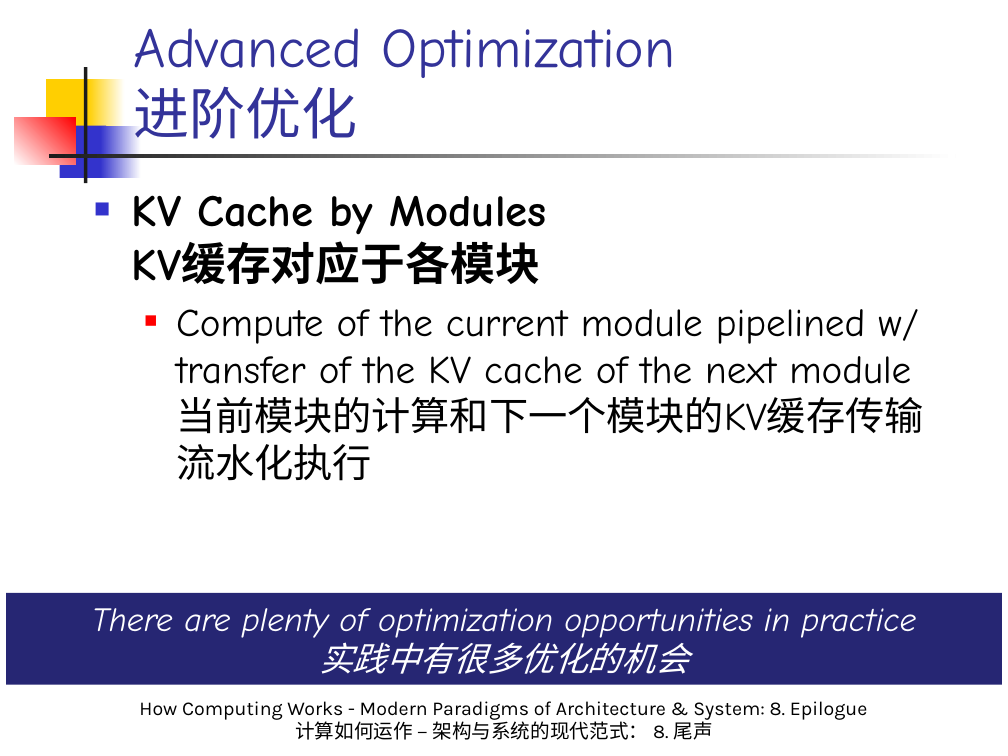
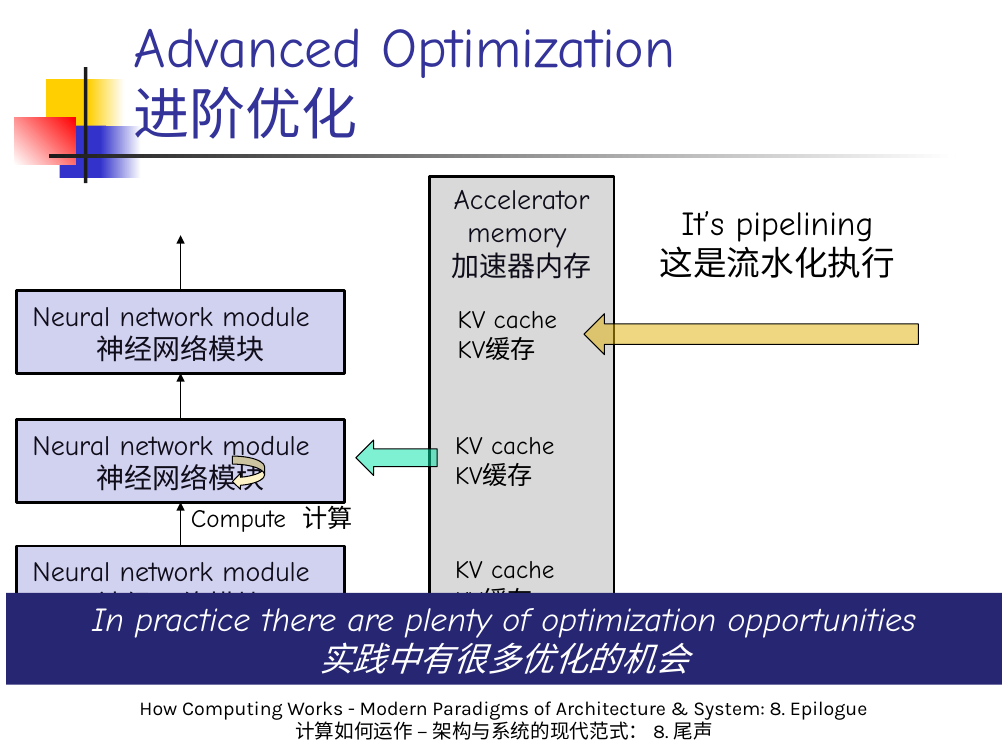
Before and after one commit to licongintel/courseMaterial, a slide deck: slide 41 of HCWMPA&S/Slides/8. Epilogue.pptx (slide 38 before the commit). Drawn at 1008x756 pixels with LibreOffice and Linux fonts; fonts in the diff are those of the drawing. Boxes give left, top, right and bottom in pixels: in the first picture for what was removed or moved away, otherwise in the second. Text is boxed around its words. In the diff, an @@ line names an element or a change of style, - is before the commit and + after.

```diff
--- a/HCWMPA&S/Slides/8. Epilogue.pptx
+++ b/HCWMPA&S/Slides/8. Epilogue.pptx
@@ rectangle added at box(429, 176, 614, 647), fill #D9D9D9, outline #000000 2 pt, 20 pt, text #100D1A @@
+Accelerator memory
+加速器内存
@@ text removed at box(132, 195, 924, 434) @@
-■ KV Cache by Modules
-  KV缓存对应于各模块
-  ■ Compute of the current module pipelined w/ transfer of the KV cache of the next module 当前模块的计算和下一个模块的KV缓存传输流水化执行
@@ arrow added from (180, 290) to (180, 235), #000000 0.75 pt @@
@@ text added at box(660, 211, 895, 278), 24 pt, text #000000 @@
+It’s pipelining
+这是流水化执行
@@ rectangle added at box(17, 290, 345, 374), fill #D1D1F0, outline #000000 2 pt, 20 pt, text #100D1A @@
+Neural network module
+神经网络模块
@@ text added at box(458, 311, 557, 360), 18 pt, text #000000 @@
+KV cache
+KV缓存
@@ right arrow added at box(584, 313, 918, 355), fill #E0B104 at 50% opacity, outline #000000 0.75 pt @@
@@ arrow added from (180, 419) to (180, 373), #000000 0.75 pt @@
@@ rectangle added at box(17, 419, 345, 503), fill #D1D1F0, outline #000000 2 pt, 20 pt, text #100D1A @@
+Neural network module
+神经网络模块
@@ right arrow added at box(356, 440, 437, 476), fill #00E4A8 at 50% opacity, outline #000000 0.75 pt @@
@@ text added at box(455, 437, 554, 486), 18 pt, text #000000 @@
+KV cache
+KV缓存
@@ curved left arrow added at box(233, 456, 265, 489), fill #FFF4C8, outline #000000 0.75 pt @@
@@ arrow added from (180, 546) to (180, 502), #000000 0.75 pt @@
@@ text added at box(191, 501, 353, 532), 18 pt, text #000000 @@
+Compute 计算
@@ rectangle added at box(17, 546, 345, 630), fill #D1D1F0, outline #000000 2 pt, 20 pt, text #100D1A @@
+Neural network module
+神经网络模块
@@ text added at box(455, 561, 554, 617), 18 pt, text #000000 @@
+KV cache
+KV缓存
@@ text in rectangle at box(92, 608, 916, 638): text changed @@
-There are plenty of optimization opportunities in practice
+In practice there are plenty of optimization opportunities
```
Also in this commit, not shown: 6 other slides changed, 3 slides added, 1 other file.
